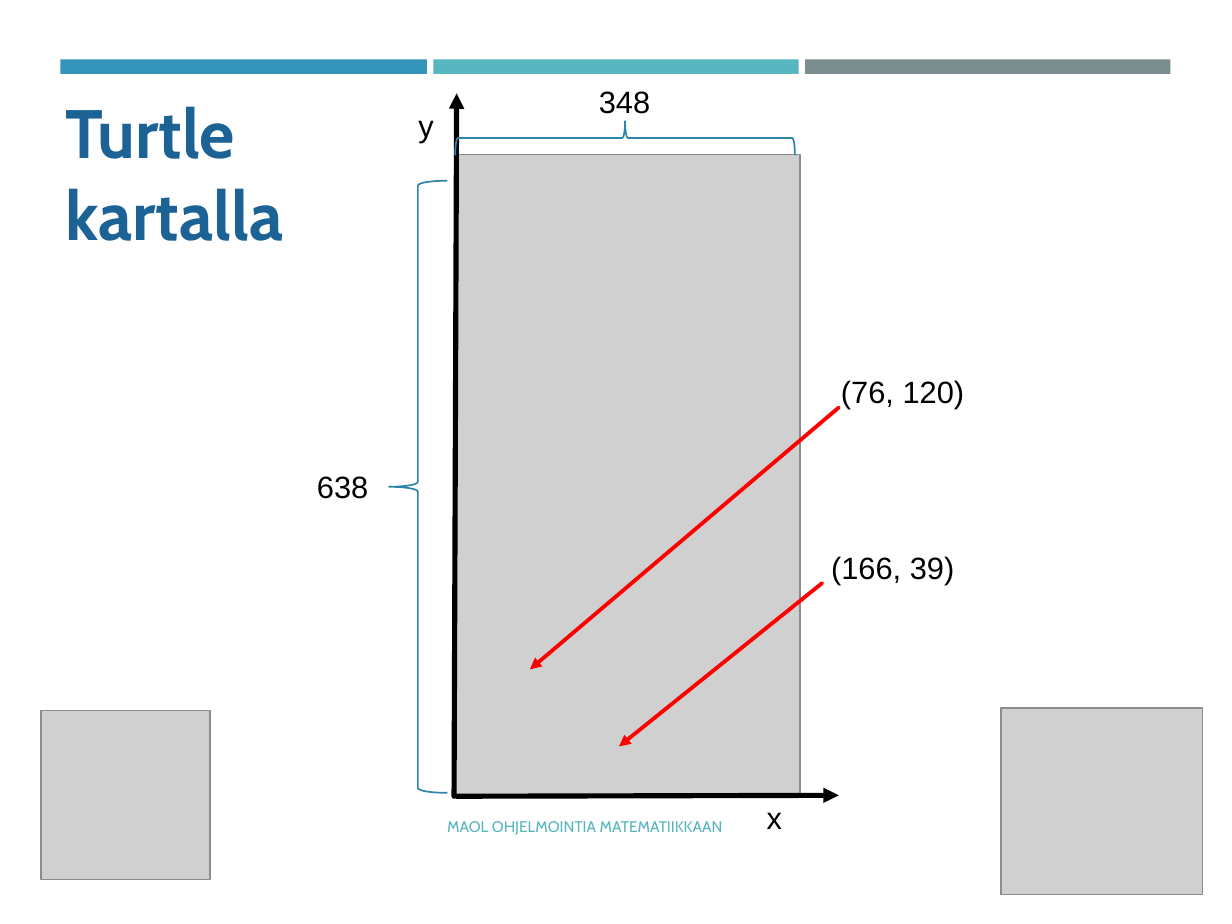
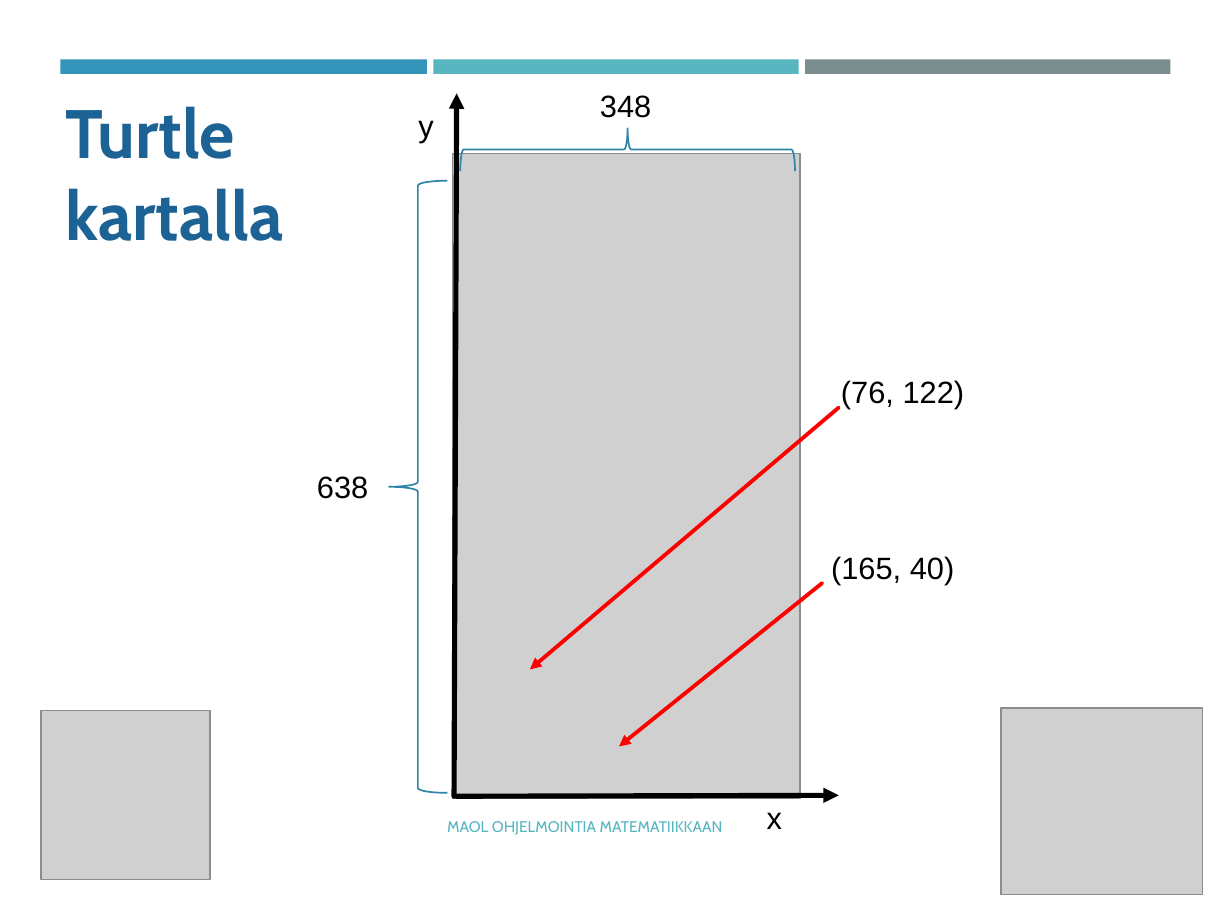
Before and after one commit to tyynetyyne/tyynetyyne.github.io, a slide deck: slide 9 of tehtavat/tiedostot/maol/power_point/Racket-MAOL-5-6-turtle2.pptx. Drawn at 1232x924 pixels with LibreOffice and Linux fonts; fonts in the diff are those of the drawing; grey boxes stand for pictures. Boxes give left, top, right and bottom in pixels: in the first picture for what was removed or moved away, otherwise in the second. Text is boxed around its words. In the diff, an @@ line names an element or a change of style, - is before the commit and + after.

```diff
--- a/tehtavat/tiedostot/maol/power_point/Racket-MAOL-5-6-turtle2.pptx
+++ b/tehtavat/tiedostot/maol/power_point/Racket-MAOL-5-6-turtle2.pptx
@@ text "348": place and size @@
-text "348" at [599, 91, 650, 114]
+text "348" at [600, 95, 651, 118]
@@ right brace: place and size @@
-right brace at [455, 121, 795, 155]
+right brace at [460, 128, 795, 170]
@@ picture: place and size @@
-picture at [456, 155, 801, 796]
+picture at [452, 154, 800, 800]
@@ text at [841, 380, 965, 409]: text changed @@
-(76, 120)
+(76, 122)
@@ text at [831, 556, 955, 585]: text changed @@
-(166, 39)
+(165, 40)
```
Also in this commit, not shown: 6 other slides changed, 4 other files.
